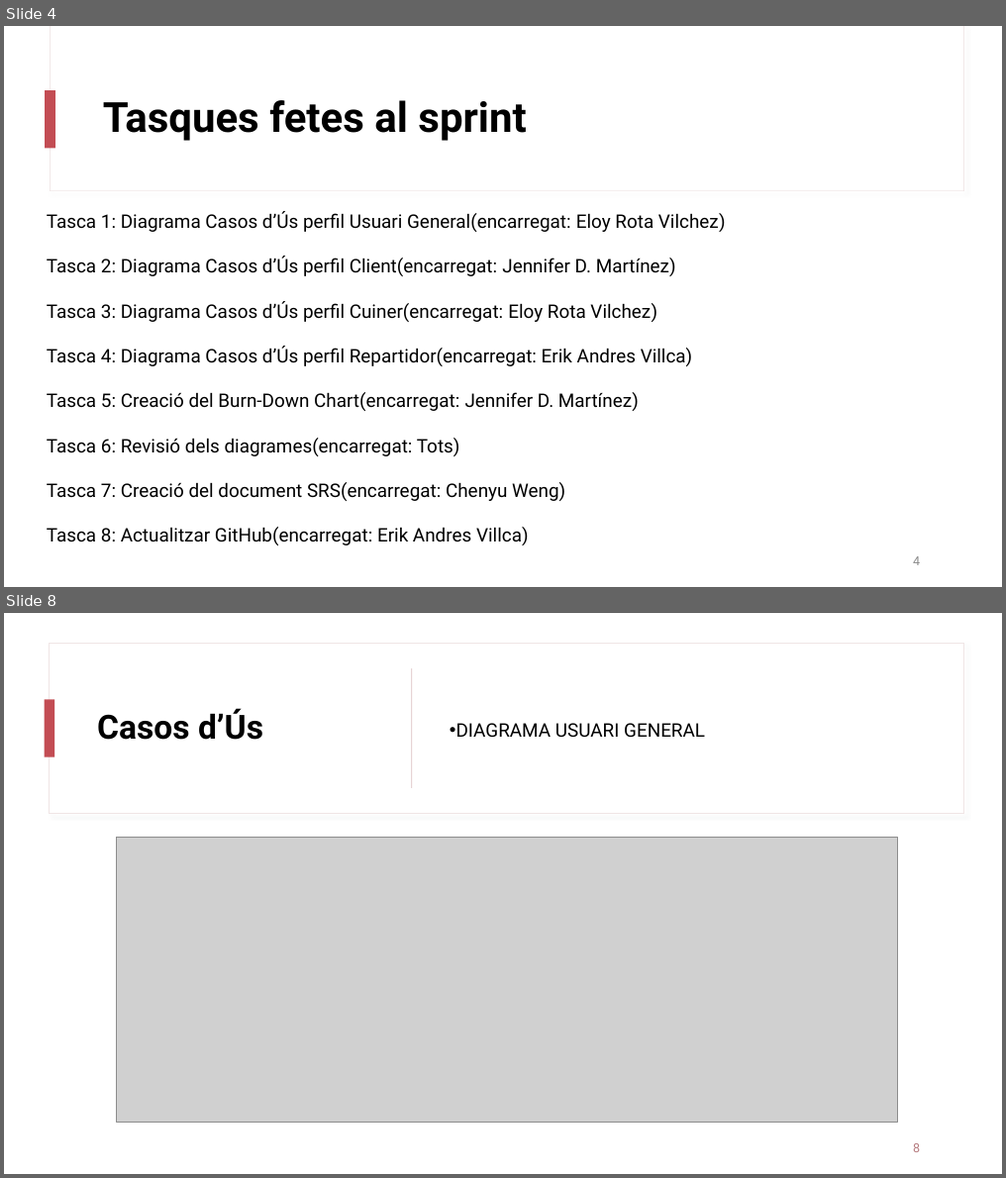
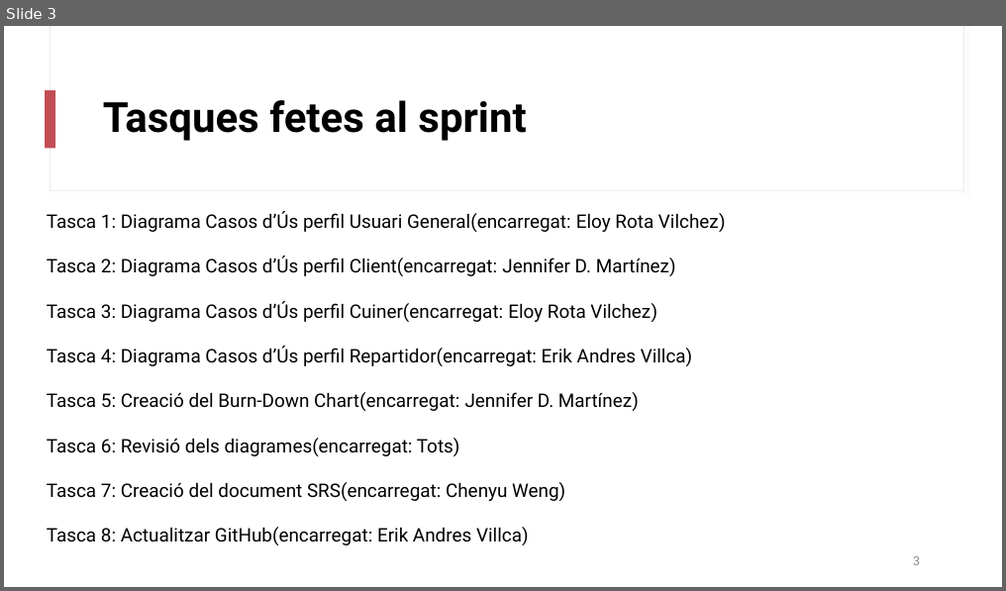
Before and after one commit to AndresVT24/ES23UAB-411-5, a slide deck: others/sprint2/Sprint_Review2_411_5.pptx. Shown one above the other, each under a label of ours: slides 4 and 8 before the commit, slide 3 after it; the slides between them are not shown. The pictures are 1006x1178 and 1006x591 pixels, drawn with LibreOffice and Linux fonts; fonts in the diff are those of the drawing; grey boxes stand for pictures. Boxes give left, top, right and bottom in pixels: in the first picture for what was removed or moved away, otherwise in the second. Text is boxed around its words. In the diff, an @@ line names an element or a change of style, - is before the commit and + after.

```diff
--- a/others/sprint2/Sprint_Review2_411_5.pptx
+++ b/others/sprint2/Sprint_Review2_411_5.pptx
@@ slide 8 removed at (x1=4, y1=613, x2=1002, y2=1174), background #FFFFFF; not listed: 2 template elements that a slide beside it also shows @@
@@ rectangle removed at (x1=4, y1=613, x2=1002, y2=1174) @@
@@ rectangle removed at (x1=50, y1=643, x2=963, y2=814) @@
@@ rectangle removed at (x1=412, y1=668, x2=413, y2=788) @@
@@ rectangle removed at (x1=45, y1=700, x2=54, y2=758) @@
@@ title removed at (x1=97, y1=708, x2=263, y2=740) @@
-Casos d’Ús
@@ text removed at (x1=456, y1=723, x2=705, y2=738) @@
-• DIAGRAMA USUARI GENERAL
@@ picture removed at (x1=116, y1=837, x2=898, y2=1122) @@
@@ page number removed at (x1=913, y1=1144, x2=920, y2=1153) @@
-8
@@ what was slide 4 is now slide 3 @@
@@ page number at (x1=913, y1=557, x2=920, y2=566): text changed @@
-4
+3
```
Also in this commit, not shown: 3 slides changed, 3 other slides removed, 8 other files.
